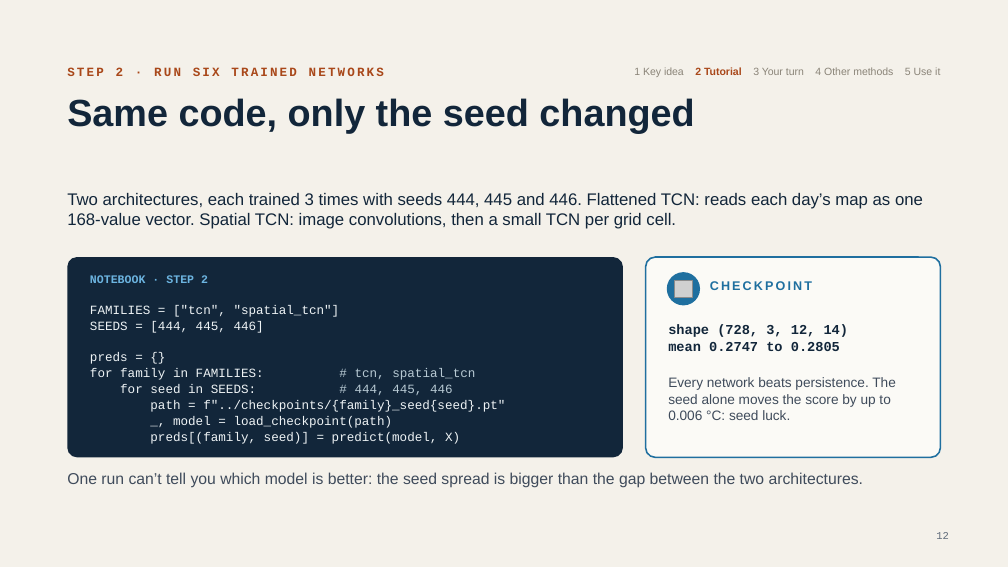
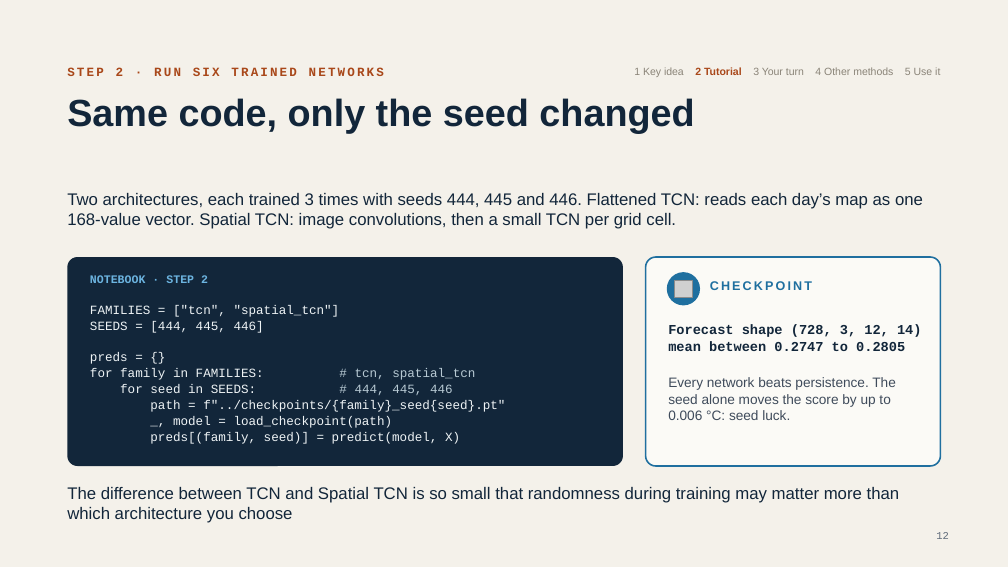
Before and after one commit to damianlapenavidal/ensemble-workshop, a slide deck: slide 12 of slides/ensemble-workshop.pptx. Drawn at 1008x567 pixels with LibreOffice and Linux fonts; fonts in the diff are those of the drawing; grey boxes stand for pictures. Boxes give left, top, right and bottom in pixels: in the first picture for what was removed or moved away, otherwise in the second. Text is boxed around its words. In the diff, an @@ line names an element or a change of style, - is before the commit and + after.

```diff
--- a/slides/ensemble-workshop.pptx
+++ b/slides/ensemble-workshop.pptx
@@ rounded rectangle: place and size @@
-rounded rectangle at <box>67,257,623,457</box>
+rounded rectangle at <box>67,257,623,466</box>
@@ rounded rectangle: place and size @@
-rounded rectangle at <box>646,257,941,457</box>
+rounded rectangle at <box>646,257,941,466</box>
@@ text at <box>668,325,922,351</box>: text changed @@
-shape (728, 3, 12, 14)
-mean 0.2747 to 0.2805
+Forecast shape (728, 3, 12, 14)
+mean between 0.2747 to 0.2805
@@ text at <box>67,487,900,523</box>: text changed; size 15 to 16 pt; text colour #3F4B5B to #12263A @@
-One run can’t tell you which model is better: the seed spread is bigger than the gap between the two architectures.
+The difference between TCN and Spatial TCN is so small that randomness during training may matter more than which architecture you choose
```
Also in this commit, not shown: 5 other slides changed, 2 other files.
